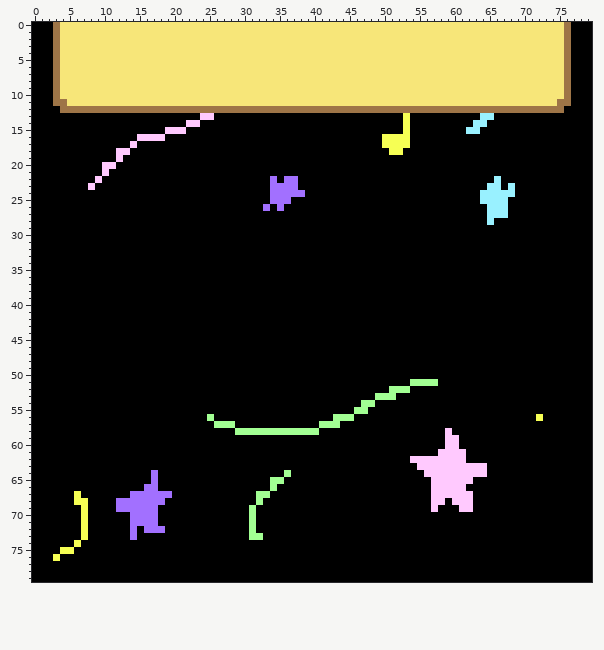
Two versions of one sprite sheet, assets/images/rhythm_bg.png. The picture above was drawn from the file before the commit.
The file is 80x80 pixels.
Once edited:
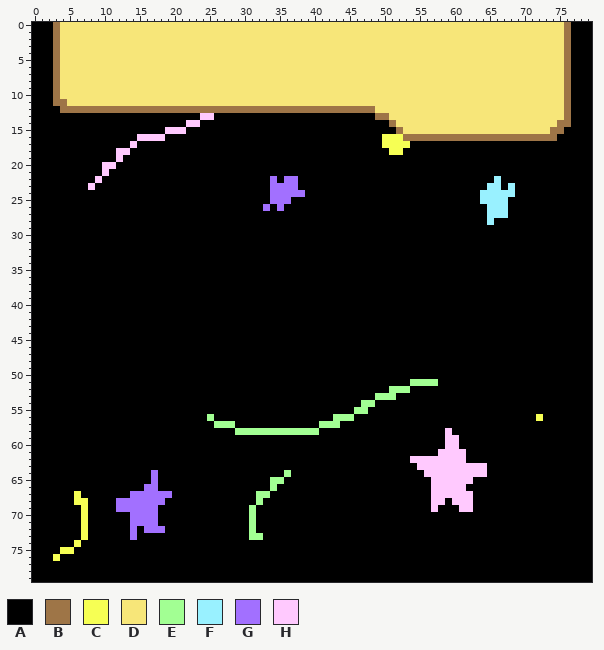
Palette (. is transparent): A #000000  B #9e7547  C #f6ff54  D #f7e679  E #a2ff93  F #99f1ff  G #a270ff  H #ffc9fe
From old to new:
{"y":11,"x":75,"old":"B","new":"D"}
{"y":12,"x":49,"old":"BBBBBBBBBBBBBBBBBBBBBBBBBBBA","new":"DDDDDDDDDDDDDDDDDDDDDDDDDDDB"}
{"y":13,"x":49,"old":"AAAACAAAAAAAAAAFFAAAAAAAAAAA","new":"BBDDDDDDDDDDDDDDDDDDDDDDDDDB"}
{"y":14,"x":51,"old":"AACAAAAAAAAAFFAAAAAAAAAAAA","new":"BDDDDDDDDDDDDDDDDDDDDDDDBB"}
{"y":15,"x":52,"old":"ACAAAAAAAAFFAAAAAAAAAAAA","new":"BDDDDDDDDDDDDDDDDDDDDDBB"}
{"y":16,"x":53,"old":"CAAAAAAAAAAAAAAAAAAAAA","new":"BBBBBBBBBBBBBBBBBBBBBB"}
{"label":"changed","picture_box":[375,99,571,141]}
